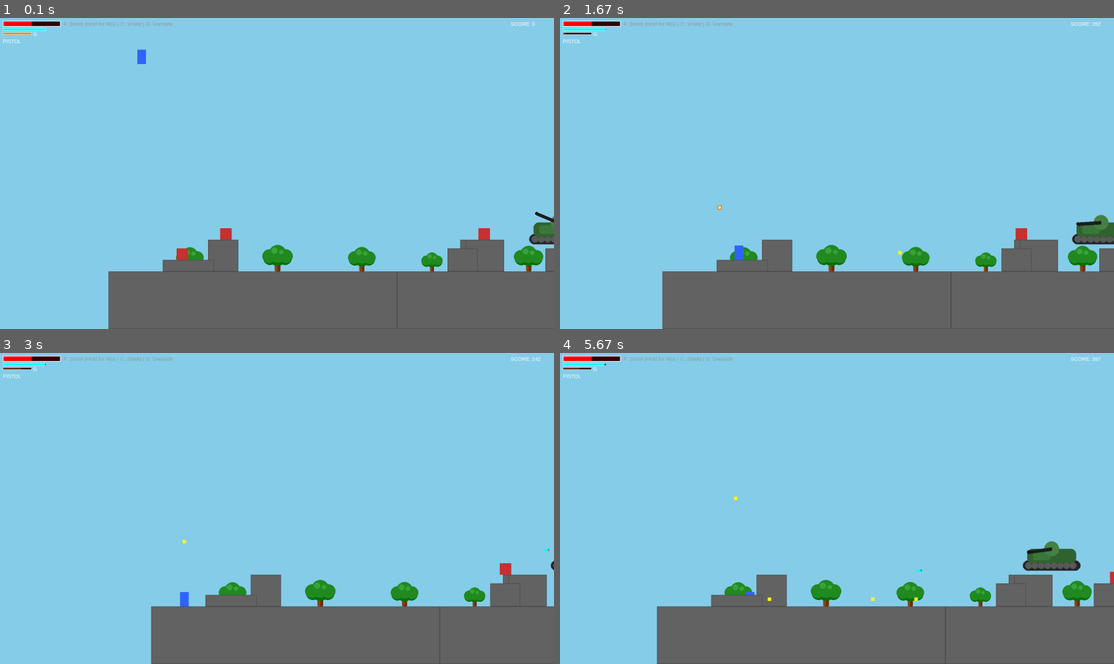
Above: before the commit, frames 1-4 (two rows, left to right).
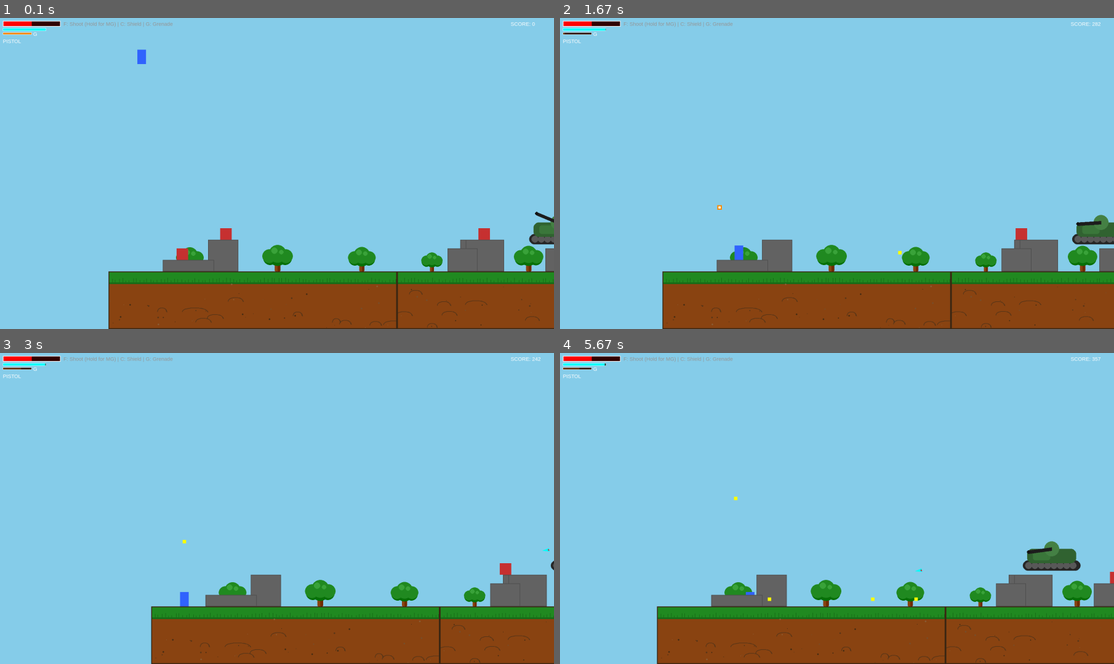
Above: after the commit, the same moments.

Repository: SayaUSB/FP-PBO-Pygame
Game: pygame game, started from main.py
Same seed, same stepped clock (60 frames per second), same inputs: the game is played once before the commit and once after it.
Inputs:
- Up to frame 1 (0.1 s): no input
- Up to frame 2 (1.67 s): hold Right 0.33-0.8 s; hold Right 0.83-1.3 s; tap F at 0.9, 1.2, 1.4 s; tap C at 0.98 s; hold Left from 1.33 s (still down); tap G at 1.48 s
- Up to frame 3 (3 s): tap F at 1.7, 1.97, 2.3, 2.6, 2.73 s; release Left at 1.87 s; hold Down 1.9-2.2 s; hold Left 2.23-2.63 s; tap C at 2.38 s; hold Up from 2.67 s (still down); tap G at 2.82 s
- Up to frame 4 (5.67 s): release Up at 3.03 s; hold Right 3.07-3.7 s; tap F at 3.13, 3.43, 3.8, 4.2, 4.5, 4.7, 5, 5.2, 5.53 s; hold Down 3.73-4.1 s; tap C at 3.88, 5.28 s; hold Left 4.13-4.6 s; tap G at 4.28, 5.62 s; hold Right 4.63-5.1 s; hold Up 5.13-5.43 s; hold Right from 5.47 s (still down)

The runs differ from the first frame. In frame 1, 15% of the frame differs, in the area x 19-100%, y 81-100%; in frame 2, 15%; in frame 3, 13%; in frame 4, 15%, in the area x 17-100%, y 81-100%.

Commit message:
feat: Grass texture

Diff:
--- a/platforms.py
+++ b/platforms.py
@@ -1,11 +1,48 @@
 import pygame
+import random
 from settings import *
 
 class Platform(pygame.sprite.Sprite):
     def __init__(self, x, y, w, h):
         super().__init__()
-        self.image = pygame.Surface((w, h))
-        self.image.fill(GREEN)
-        pygame.draw.rect(self.image, (80, 80, 80), (0,0,w,h), 2)
+        self.image = pygame.Surface((w, h), pygame.SRCALPHA)
+
+        is_ground = h >= 160
+        if is_ground:
+            rng = random.Random((int(x) * 31 + int(y) * 17 + int(w) * 13 + int(h) * 7) & 0xFFFFFFFF)
+            grass_h = max(18, min(60, int(h * 0.22)))
+
+            soil_base = TREE_BROWN
+            soil_dark = (90, 55, 25)
+            grass_base = TREE_GREEN
+            grass_dark = (25, 110, 25)
+
+            self.image.fill(soil_base)
+            pygame.draw.rect(self.image, grass_base, (0, 0, w, grass_h))
+            pygame.draw.rect(self.image, grass_dark, (0, grass_h - 6, w, 6))
+
+            for i in range(0, w, 12):
+                blade_h = rng.randint(6, 16)
+                bx = i + rng.randint(-2, 2)
+                pygame.draw.line(self.image, grass_dark, (bx, grass_h - 6), (bx, grass_h - 6 - blade_h), 2)
+
+            pebble_count = max(40, (w * h) // 9000)
+            for _ in range(int(pebble_count)):
+                px = rng.randrange(0, max(1, w))
+                py = rng.randrange(grass_h, max(grass_h + 1, h))
+                r = rng.randint(1, 3)
+                c = rng.choice([soil_dark, (120, 80, 45), (140, 95, 55), (70, 45, 20)])
+                pygame.draw.circle(self.image, c, (px, py), r)
+
+            for _ in range(max(10, w // 120)):
+                wx = rng.randrange(0, max(1, w))
+                wy = rng.randrange(grass_h + 10, max(grass_h + 11, h - 10))
+                ww = rng.randint(30, 90)
+                pygame.draw.arc(self.image, soil_dark, (wx - ww // 2, wy, ww, 30), 0.0, 3.14, 2)
+
+            pygame.draw.rect(self.image, (60, 40, 20), (0, 0, w, h), 3)
+        else:
+            self.image.fill(GREEN)
+            pygame.draw.rect(self.image, (80, 80, 80), (0, 0, w, h), 2)
         self.rect = self.image.get_rect()
         self.rect.topleft = (x, y)
